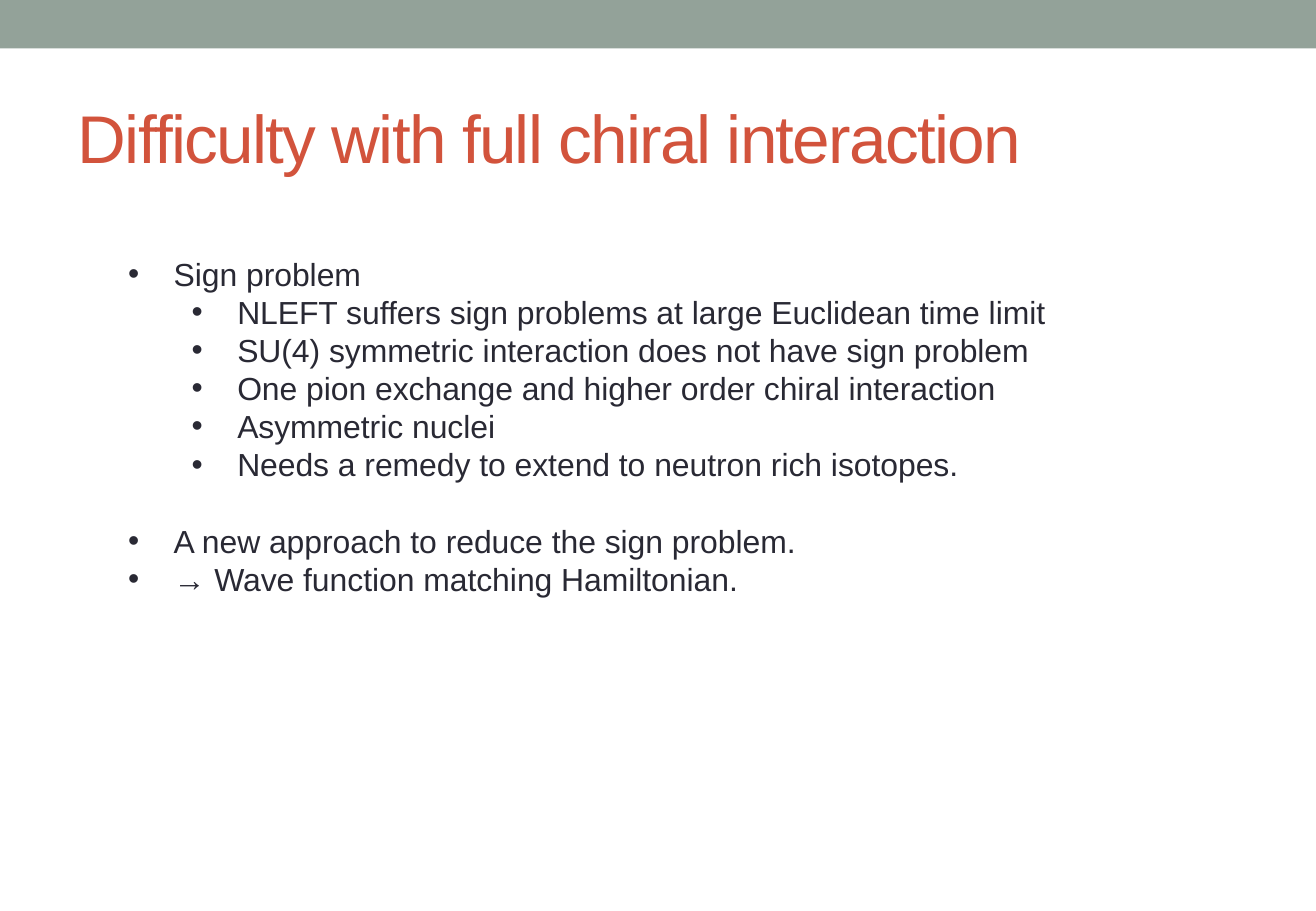
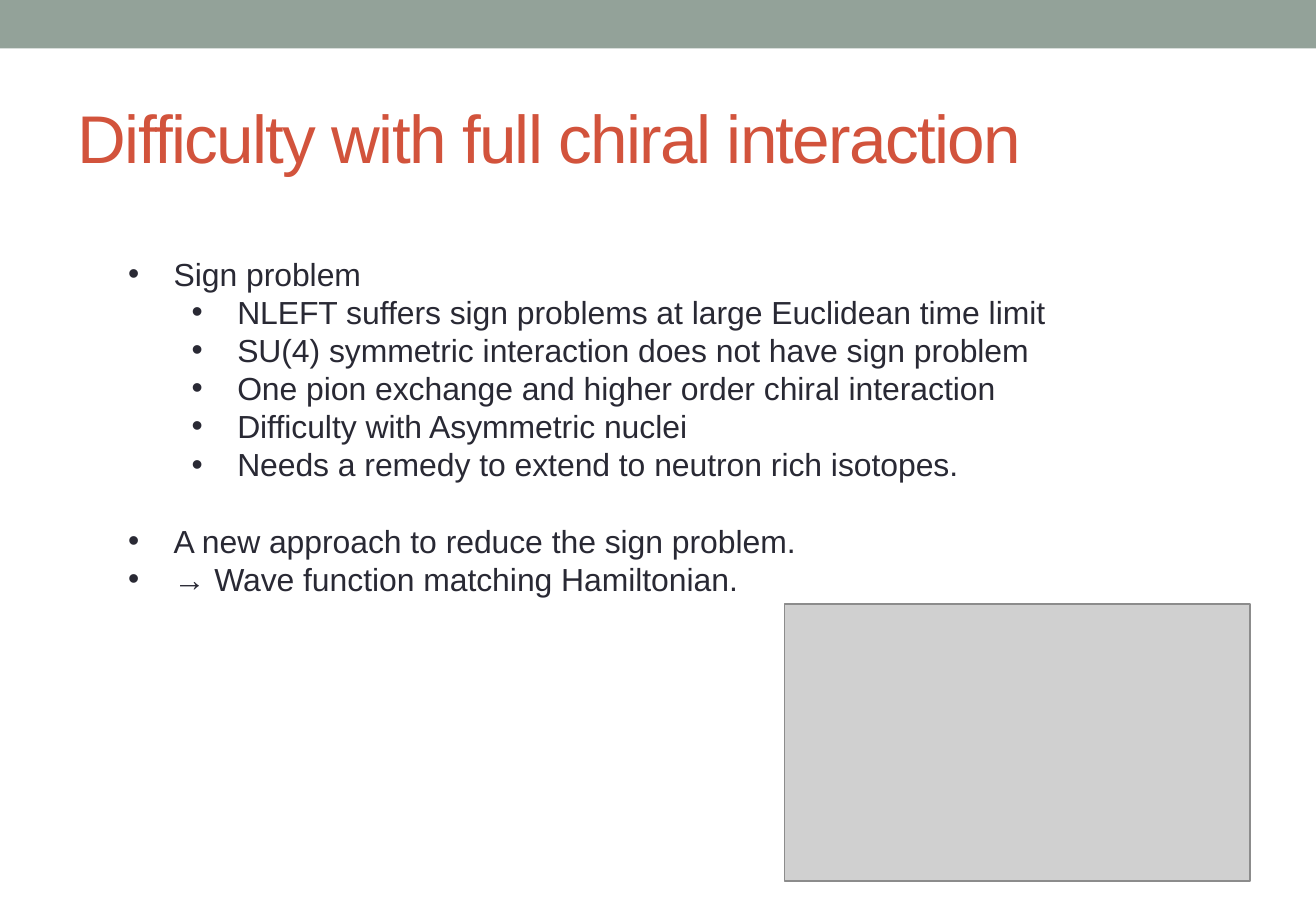
Before and after one commit to alphacentaury-github/NPSS2020, a slide deck: slide 11 of 20220411_KPS_송영호.pptx (slide 9 before the commit). Drawn at 1316x911 pixels with LibreOffice and Linux fonts; fonts in the diff are those of the drawing; grey boxes stand for pictures. Boxes give left, top, right and bottom in pixels: in the first picture for what was removed or moved away, otherwise in the second. Text is boxed around its words. In the diff, an @@ line names an element or a change of style, - is before the commit and + after.

```diff
--- a/20220411_KPS_송영호.pptx
+++ b/20220411_KPS_송영호.pptx
@@ text at (237, 415, 687, 445): text changed @@
-  • Asymmetric nuclei
+  • Difficulty with Asymmetric nuclei
@@ picture added at (785, 604, 1250, 881) @@
```
Also in this commit, not shown: 9 other slides changed, 9 slides added, 8 slides removed.
